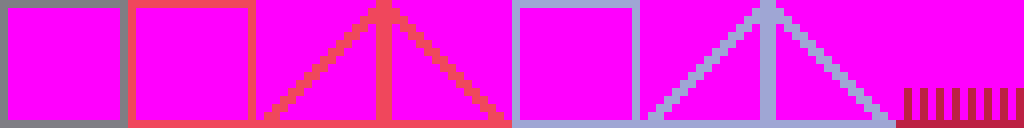
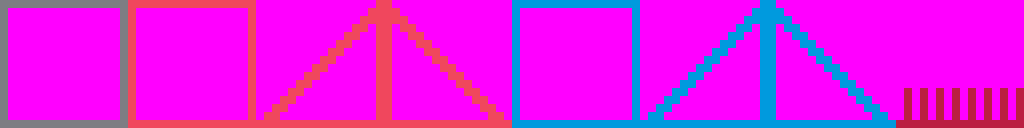
Comparing the layer stacks of the two 1024px x 128px images. Changes:
painted on "레이어 8" over [768, 0, 896, 128]
painted on "레이어 7" over [640, 0, 768, 128]
painted on "레이어 5" over [512, 0, 640, 128]
